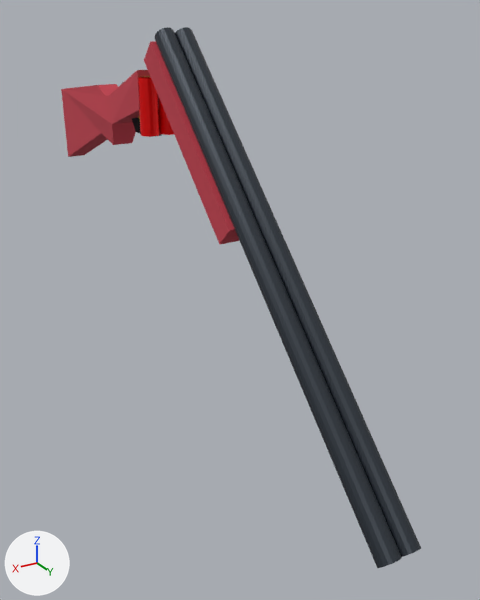
The OBJ model data/weapon-shotgun/double-barreled-shotgun0023.obj, before and after one commit.
Before and after are seen from a camera (50 mm lens) standing at (1.38, 2.64, 0.27) and looking at (-0.16, 0.07, -1.02). Arrows for +X, +Y and +Z are at lower left; the lights stay in place. Where no turn or scale is listed for an object, it has been applied to the vertices.

Objects in the first picture: 'foreGrip', 'leftBarrel', 'rearStock', 'rightBarrel', 'shellPlastic2'.
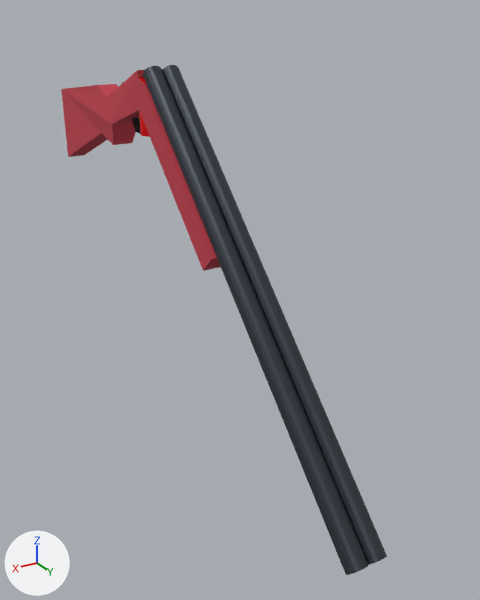
The newer file is also turned or shifted as a whole; pictures and numbers use the older file's frame.

What differs and where, as boxes [x1, y1, x2, y2] in the pictures (480 x 600 px):
'rightBarrel', mesh moved: before [155, 27, 402, 568]; after [143, 66, 368, 575]
'leftBarrel', mesh moved: before [175, 27, 421, 557]; after [162, 65, 387, 565]
'foreGrip', mesh moved: before [144, 41, 240, 245]; after [133, 78, 220, 271]

Patch to the scene script:
```diff
--- a/data/weapon-shotgun/double-barreled-shotgun0023.obj.py
+++ b/data/weapon-shotgun/double-barreled-shotgun0023.obj.py
@@ me_foregrip @@
 me_foregrip.from_pydata(...)  # 8 vertices, 12 faces; spans x -0.102..0.102, y -0.333..0.431, z -0.607..0.157
 # used by ob_foregrip; location = (0.0, 0.0, 0.0)
+# me_foregrip part 1: the whole mesh is moved by (0.0, -0.152, -0.165)
 me_foregrip.materials.append(mat_wood)
@@ me_leftbarrel @@
 me_leftbarrel.from_pydata(...)  # 36 vertices, 68 faces; spans x -0.09..0.0, y -0.26..1.44, z -1.49..0.22
 # used by ob_leftbarrel; location = (0.0, 0.0, 0.0)
+# me_leftbarrel part 2: the whole mesh is moved by (0.0, -0.15, -0.16)
 me_leftbarrel.materials.append(mat_bluedsteel)
@@ me_rightbarrel @@
 me_rightbarrel.from_pydata(...)  # 36 vertices, 68 faces; spans x 0.0..0.09, y -0.26..1.44, z -1.49..0.22
 # used by ob_rightbarrel; location = (0.0, 0.0, 0.0)
+# me_rightbarrel part 3: the whole mesh is moved by (0.0, -0.15, -0.16)
 me_rightbarrel.materials.append(mat_bluedsteel)
```
